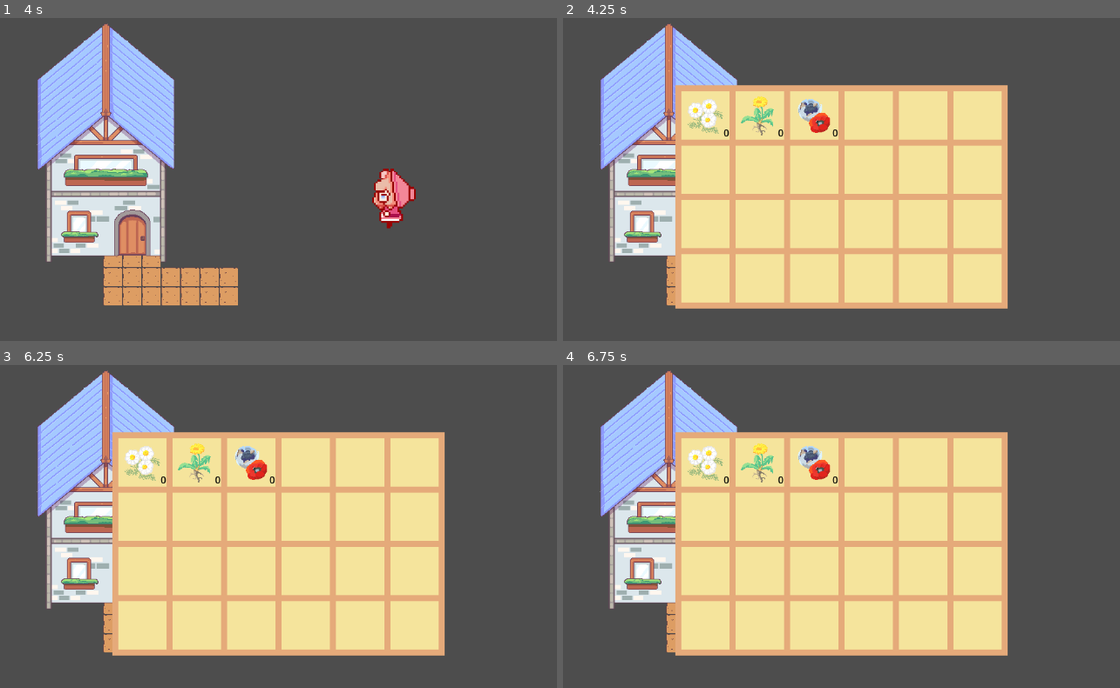
Above: before the commit, frames 1-4 (two rows, left to right).
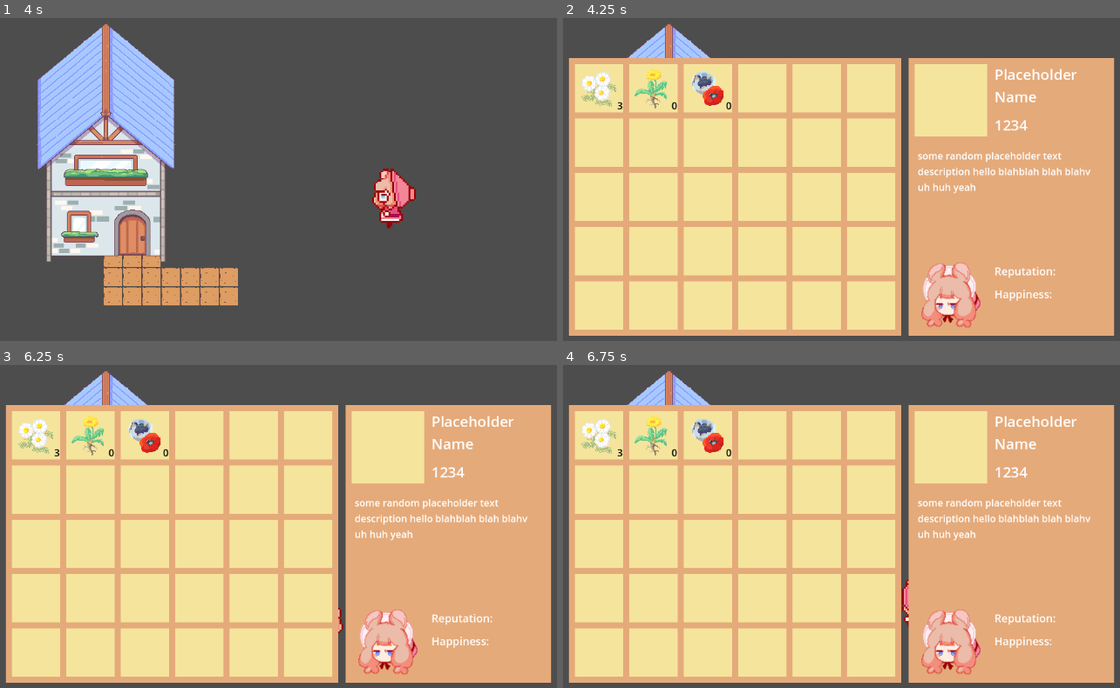
Above: after the commit, the same moments.

Repository: clara0/ApothecaryGame
Game: Godot game, scene res://scenes/main.tscn
Two runs of this game, one before a commit and one after it. Both use one fixed random seed, a clock stepped at 60 frames per second and the inputs below.
Inputs:
- Up to frame 1 (4 s): tap Enter at 0.5 s; hold D (right) 0.53-1.28 s; hold S (down) 1.28-2.03 s; hold D (right) 2.03-2.78 s; hold W (up) 2.78-3.53 s; hold A (left) from 3.53 s (still down)
- Up to frame 2 (4.25 s): keep holding A (left); tap I (inventory) at 4.15 s
- Up to frame 3 (6.25 s): tap Space at 5 s; release A (left) at 5.03 s; hold S (down) 5.03-5.78 s; tap Enter at 5.75 s; hold D (right) from 5.78 s (still down)
- Up to frame 4 (6.75 s): release D (right) at 6.53 s; hold W (up) from 6.53 s (still down)

Frame 1 is identical in both runs. In frame 2, 62% of the frame differs, in the area x 0-100%, y 12-99%; in frame 3, 62%; in frame 4, 62%.

Commit message:
basic ui for detailed view of inventory items

Diff:
--- a/inventory/items/chamomile.tres
+++ b/inventory/items/chamomile.tres
@@ -7,5 +7,5 @@
 script = ExtResource("1_a18yr")
 name = "chamomile"
 texture = ExtResource("2_vip1j")
-quant = 0
+quant = 3
 desc = "nice for tea"
--- /dev/null
+++ b/scenes/inventory/inv_detail.tscn
@@ -0,0 +1,123 @@
+[gd_scene load_steps=4 format=3 uid="uid://b401p3j1k6oaa"]
+
+[ext_resource type="Texture2D" uid="uid://c68y3kmdv6gci" path="res://graphics/ui/sad_inv_bgd.png" id="1_78105"]
+[ext_resource type="Texture2D" uid="uid://bojy7epcvp1jo" path="res://graphics/ui/sad_slot.png" id="2_8ra1e"]
+[ext_resource type="Texture2D" uid="uid://buy6mr5ldf6ag" path="res://graphics/player/expressions/slight_irritation.png" id="3_nrb6n"]
+
+[node name="Control" type="Control"]
+layout_mode = 3
+anchors_preset = 0
+offset_right = 340.0
+offset_bottom = 460.0
+
+[node name="Detail" type="NinePatchRect" parent="."]
+custom_minimum_size = Vector2(340, 460)
+texture = ExtResource("1_78105")
+patch_margin_left = 2
+patch_margin_top = 2
+patch_margin_right = 2
+patch_margin_bottom = 2
+
+[node name="MarginContainer" type="MarginContainer" parent="Detail"]
+layout_mode = 0
+offset_right = 40.0
+offset_bottom = 40.0
+theme_override_constants/margin_left = 10
+theme_override_constants/margin_top = 10
+theme_override_constants/margin_right = 10
+theme_override_constants/margin_bottom = 10
+
+[node name="VBoxContainer" type="VBoxContainer" parent="Detail/MarginContainer"]
+layout_mode = 2
+theme_override_constants/separation = 10
+
+[node name="FocusItem" type="HSplitContainer" parent="Detail/MarginContainer/VBoxContainer"]
+layout_mode = 2
+
+[node name="Icon" type="Control" parent="Detail/MarginContainer/VBoxContainer/FocusItem"]
+custom_minimum_size = Vector2(120, 120)
+layout_mode = 2
+size_flags_horizontal = 4
+size_flags_vertical = 4
+
+[node name="Background" type="Sprite2D" parent="Detail/MarginContainer/VBoxContainer/FocusItem/Icon"]
+scale = Vector2(1.5, 1.5)
+texture = ExtResource("2_8ra1e")
+centered = false
+
+[node name="Control" type="Control" parent="Detail/MarginContainer/VBoxContainer/FocusItem/Icon"]
+anchors_preset = 0
+offset_right = 40.0
+offset_bottom = 40.0
+
+[node name="Item" type="Sprite2D" parent="Detail/MarginContainer/VBoxContainer/FocusItem/Icon/Control"]
+
+[node name="VSplitContainer" type="VSplitContainer" parent="Detail/MarginContainer/VBoxContainer/FocusItem"]
+layout_mode = 2
+
+[node name="Name" type="Label" parent="Detail/MarginContainer/VBoxContainer/FocusItem/VSplitContainer"]
+custom_minimum_size = Vector2(190, 0)
+layout_mode = 2
+theme_override_font_sizes/font_size = 24
+text = "Placeholder Name"
+autowrap_mode = 2
+
+[node name="Quantity" type="Label" parent="Detail/MarginContainer/VBoxContainer/FocusItem/VSplitContainer"]
+layout_mode = 2
+theme_override_font_sizes/font_size = 24
+text = "1234"
+
+[node name="ItemDesc" type="MarginContainer" parent="Detail/MarginContainer/VBoxContainer"]
+layout_mode = 2
+theme_override_constants/margin_left = 5
+theme_override_constants/margin_top = 10
+theme_override_constants/margin_right = 5
+theme_override_constants/margin_bottom = 10
+
+[node name="Desc" type="Label" parent="Detail/MarginContainer/VBoxContainer/ItemDesc"]
+custom_minimum_size = Vector2(310, 160)
+layout_mode = 2
+text = "some random placeholder text description hello blahblah blah blahv uh huh yeah"
+autowrap_mode = 2
+
+[node name="BonnieStats" type="HSplitContainer" parent="Detail/MarginContainer/VBoxContainer"]
+layout_mode = 2
+
+[node name="Face" type="Control" parent="Detail/MarginContainer/VBoxContainer/BonnieStats"]
+custom_minimum_size = Vector2(120, 120)
+layout_mode = 2
+size_flags_horizontal = 4
+size_flags_vertical = 4
+
+[node name="Control" type="Control" parent="Detail/MarginContainer/VBoxContainer/BonnieStats/Face"]
+anchors_preset = 0
+offset_right = 40.0
+offset_bottom = 40.0
+
+[node name="Face" type="Sprite2D" parent="Detail/MarginContainer/VBoxContainer/BonnieStats/Face/Control"]
+scale = Vector2(1.25, 1.25)
+texture = ExtResource("3_nrb6n")
+centered = false
+
+[node name="MarginContainer" type="MarginContainer" parent="Detail/MarginContainer/VBoxContainer/BonnieStats"]
+layout_mode = 2
+theme_override_constants/margin_top = 10
+
+[node name="Stats" type="VSplitContainer" parent="Detail/MarginContainer/VBoxContainer/BonnieStats/MarginContainer"]
+layout_mode = 2
+split_offset = 10
+
+[node name="Reputation" type="Label" parent="Detail/MarginContainer/VBoxContainer/BonnieStats/MarginContainer/Stats"]
+custom_minimum_size = Vector2(190, 0)
+layout_mode = 2
+size_flags_vertical = 0
+theme_override_font_sizes/font_size = 18
+text = "Reputation:"
+autowrap_mode = 2
+
+[node name="Happiness" type="Label" parent="Detail/MarginContainer/VBoxContainer/BonnieStats/MarginContainer/Stats"]
+layout_mode = 2
+size_flags_vertical = 0
+theme_override_font_sizes/font_size = 18
+text = "Happiness:
+"
--- a/scenes/inventory/player_inv.gd
+++ b/scenes/inventory/player_inv.gd
@@ -1,7 +1,7 @@
 extends Control
 
 @onready var inv = preload("res://inventory/mat_inv_player.tres")
-@onready var slots: Array = $NinePatchRect/GridContainer.get_children()
+@onready var slots: Array = $HSplitContainer/Inventory/GridContainer.get_children()
 
 var is_open: bool = false
 
@@ -24,11 +24,9 @@
 
 func _process(delta) -> void:
 	if Input.is_action_just_pressed("inventory"):
-		if is_open:
-			close()
-		else:
-			update_slots()
-			open()
+		update_slots()
+		visible = !visible
+		is_open = !is_open
 
 
 func close() -> void:
--- a/scenes/inventory/player_inv.tscn
+++ b/scenes/inventory/player_inv.tscn
@@ -1,8 +1,9 @@
-[gd_scene load_steps=4 format=3 uid="uid://w1u8cbkwbqho"]
+[gd_scene load_steps=5 format=3 uid="uid://w1u8cbkwbqho"]
 
 [ext_resource type="Script" path="res://scenes/inventory/player_inv.gd" id="1_mqmqm"]
 [ext_resource type="Texture2D" uid="uid://c68y3kmdv6gci" path="res://graphics/ui/sad_inv_bgd.png" id="2_h5fxq"]
 [ext_resource type="PackedScene" uid="uid://ci45byn7gpeqr" path="res://scenes/inventory/slot.tscn" id="3_dtvsx"]
+[ext_resource type="PackedScene" uid="uid://b401p3j1k6oaa" path="res://scenes/inventory/inv_detail.tscn" id="5_sonl1"]
 
 [node name="player_inv" type="Control"]
 layout_mode = 3
@@ -19,27 +20,30 @@
 size_flags_vertical = 4
 script = ExtResource("1_mqmqm")
 
-[node name="NinePatchRect" type="NinePatchRect" parent="."]
-custom_minimum_size = Vector2(550, 370)
+[node name="HSplitContainer" type="HSplitContainer" parent="."]
 layout_mode = 1
 anchors_preset = 8
 anchor_left = 0.5
 anchor_top = 0.5
 anchor_right = 0.5
 anchor_bottom = 0.5
-offset_left = -275.0
+offset_left = -393.5
 offset_top = -185.0
-offset_right = 275.0
+offset_right = 393.5
 offset_bottom = 185.0
 grow_horizontal = 2
 grow_vertical = 2
+
+[node name="Inventory" type="NinePatchRect" parent="HSplitContainer"]
+custom_minimum_size = Vector2(550, 460)
+layout_mode = 2
 texture = ExtResource("2_h5fxq")
 patch_margin_left = 2
 patch_margin_top = 2
 patch_margin_right = 2
 patch_margin_bottom = 2
 
-[node name="GridContainer" type="GridContainer" parent="NinePatchRect"]
+[node name="GridContainer" type="GridContainer" parent="HSplitContainer/Inventory"]
 layout_mode = 1
 anchors_preset = 8
 anchor_left = 0.5
@@ -56,74 +60,96 @@
 theme_override_constants/v_separation = 10
 columns = 6
 
-[node name="Slot" parent="NinePatchRect/GridContainer" instance=ExtResource("3_dtvsx")]
+[node name="Slot" parent="HSplitContainer/Inventory/GridContainer" instance=ExtResource("3_dtvsx")]
 layout_mode = 2
 
-[node name="Slot2" parent="NinePatchRect/GridContainer" instance=ExtResource("3_dtvsx")]
+[node name="Slot2" parent="HSplitContainer/Inventory/GridContainer" instance=ExtResource("3_dtvsx")]
 layout_mode = 2
 
-[node name="Slot3" parent="NinePatchRect/GridContainer" instance=ExtResource("3_dtvsx")]
+[node name="Slot3" parent="HSplitContainer/Inventory/GridContainer" instance=ExtResource("3_dtvsx")]
 layout_mode = 2
 
-[node name="Slot4" parent="NinePatchRect/GridContainer" instance=ExtResource("3_dtvsx")]
+[node name="Slot4" parent="HSplitContainer/Inventory/GridContainer" instance=ExtResource("3_dtvsx")]
 layout_mode = 2
 
-[node name="Slot5" parent="NinePatchRect/GridContainer" instance=ExtResource("3_dtvsx")]
+[node name="Slot5" parent="HSplitContainer/Inventory/GridContainer" instance=ExtResource("3_dtvsx")]
 layout_mode = 2
 
-[node name="Slot6" parent="NinePatchRect/GridContainer" instance=ExtResource("3_dtvsx")]
+[node name="Slot6" parent="HSplitContainer/Inventory/GridContainer" instance=ExtResource("3_dtvsx")]
 layout_mode = 2
 
-[node name="Slot7" parent="NinePatchRect/GridContainer" instance=ExtResource("3_dtvsx")]
+[node name="Slot7" parent="HSplitContainer/Inventory/GridContainer" instance=ExtResource("3_dtvsx")]
 layout_mode = 2
 
-[node name="Slot8" parent="NinePatchRect/GridContainer" instance=ExtResource("3_dtvsx")]
+[node name="Slot8" parent="HSplitContainer/Inventory/GridContainer" instance=ExtResource("3_dtvsx")]
 layout_mode = 2
 
-[node name="Slot9" parent="NinePatchRect/GridContainer" instance=ExtResource("3_dtvsx")]
+[node name="Slot9" parent="HSplitContainer/Inventory/GridContainer" instance=ExtResource("3_dtvsx")]
 layout_mode = 2
 
-[node name="Slot10" parent="NinePatchRect/GridContainer" instance=ExtResource("3_dtvsx")]
+[node name="Slot10" parent="HSplitContainer/Inventory/GridContainer" instance=ExtResource("3_dtvsx")]
 layout_mode = 2
 
-[node name="Slot11" parent="NinePatchRect/GridContainer" instance=ExtResource("3_dtvsx")]
+[node name="Slot11" parent="HSplitContainer/Inventory/GridContainer" instance=ExtResource("3_dtvsx")]
 layout_mode = 2
 
-[node name="Slot12" parent="NinePatchRect/GridContainer" instance=ExtResource("3_dtvsx")]
+[node name="Slot12" parent="HSplitContainer/Inventory/GridContainer" instance=ExtResource("3_dtvsx")]
 layout_mode = 2
 
-[node name="Slot13" parent="NinePatchRect/GridContainer" instance=ExtResource("3_dtvsx")]
+[node name="Slot13" parent="HSplitContainer/Inventory/GridContainer" instance=ExtResource("3_dtvsx")]
 layout_mode = 2
 
-[node name="Slot14" parent="NinePatchRect/GridContainer" instance=ExtResource("3_dtvsx")]
+[node name="Slot14" parent="HSplitContainer/Inventory/GridContainer" instance=ExtResource("3_dtvsx")]
 layout_mode = 2
 
-[node name="Slot15" parent="NinePatchRect/GridContainer" instance=ExtResource("3_dtvsx")]
+[node name="Slot15" parent="HSplitContainer/Inventory/GridContainer" instance=ExtResource("3_dtvsx")]
 layout_mode = 2
 
-[node name="Slot16" parent="NinePatchRect/GridContainer" instance=ExtResource("3_dtvsx")]
+[node name="Slot16" parent="HSplitContainer/Inventory/GridContainer" instance=ExtResource("3_dtvsx")]
 layout_mode = 2
 
-[node name="Slot17" parent="NinePatchRect/GridContainer" instance=ExtResource("3_dtvsx")]
+[node name="Slot17" parent="HSplitContainer/Inventory/GridContainer" instance=ExtResource("3_dtvsx")]
 layout_mode = 2
 
-[node name="Slot18" parent="NinePatchRect/GridContainer" instance=ExtResource("3_dtvsx")]
+[node name="Slot18" parent="HSplitContainer/Inventory/GridContainer" instance=ExtResource("3_dtvsx")]
 layout_mode = 2
 
-[node name="Slot19" parent="NinePatchRect/GridContainer" instance=ExtResource("3_dtvsx")]
+[node name="Slot19" parent="HSplitContainer/Inventory/GridContainer" instance=ExtResource("3_dtvsx")]
 layout_mode = 2
 
-[node name="Slot20" parent="NinePatchRect/GridContainer" instance=ExtResource("3_dtvsx")]
+[node name="Slot20" parent="HSplitContainer/Inventory/GridContainer" instance=ExtResource("3_dtvsx")]
 layout_mode = 2
 
-[node name="Slot21" parent="NinePatchRect/GridContainer" instance=ExtResource("3_dtvsx")]
+[node name="Slot21" parent="HSplitContainer/Inventory/GridContainer" instance=ExtResource("3_dtvsx")]
 layout_mode = 2
 
-[node name="Slot22" parent="NinePatchRect/GridContainer" instance=ExtResource("3_dtvsx")]
+[node name="Slot22" parent="HSplitContainer/Inventory/GridContainer" instance=ExtResource("3_dtvsx")]
 layout_mode = 2
 
-[node name="Slot23" parent="NinePatchRect/GridContainer" instance=ExtResource("3_dtvsx")]
+[node name="Slot23" parent="HSplitContainer/Inventory/GridContainer" instance=ExtResource("3_dtvsx")]
 layout_mode = 2
 
-[node name="Slot24" parent="NinePatchRect/GridContainer" instance=ExtResource("3_dtvsx")]
+[node name="Slot24" parent="HSplitContainer/Inventory/GridContainer" instance=ExtResource("3_dtvsx")]
 layout_mode = 2
+
+[node name="Slot25" parent="HSplitContainer/Inventory/GridContainer" instance=ExtResource("3_dtvsx")]
+layout_mode = 2
+
+[node name="Slot26" parent="HSplitContainer/Inventory/GridContainer" instance=ExtResource("3_dtvsx")]
+layout_mode = 2
+
+[node name="Slot27" parent="HSplitContainer/Inventory/GridContainer" instance=ExtResource("3_dtvsx")]
+layout_mode = 2
+
+[node name="Slot28" parent="HSplitContainer/Inventory/GridContainer" instance=ExtResource("3_dtvsx")]
+layout_mode = 2
+
+[node name="Slot29" parent="HSplitContainer/Inventory/GridContainer" instance=ExtResource("3_dtvsx")]
+layout_mode = 2
+
+[node name="Slot30" parent="HSplitContainer/Inventory/GridContainer" instance=ExtResource("3_dtvsx")]
+layout_mode = 2
+
+[node name="Detail" parent="HSplitContainer" instance=ExtResource("5_sonl1")]
+custom_minimum_size = Vector2(340, 460)
+layout_mode = 2
--- a/scenes/menus/potion_craft_menu.tscn
+++ b/scenes/menus/potion_craft_menu.tscn
@@ -1,7 +1,8 @@
-[gd_scene load_steps=4 format=3 uid="uid://hoh6415bdbik"]
+[gd_scene load_steps=5 format=3 uid="uid://hoh6415bdbik"]
 
 [ext_resource type="StyleBox" uid="uid://b2a0odtfhykvl" path="res://styles/potion_craft_menu_box.tres" id="1_ysu0w"]
 [ext_resource type="StyleBox" uid="uid://cnkqdjlu6jleo" path="res://styles/arrow_keys.tres" id="2_xg64a"]
+[ext_resource type="PackedScene" uid="uid://ci45byn7gpeqr" path="res://scenes/inventory/slot.tscn" id="3_7nx7s"]
 
 [sub_resource type="StyleBoxFlat" id="StyleBoxFlat_ulux7"]
 bg_color = Color(0.706603, 0.77, 0.6699, 1)
@@ -119,6 +120,24 @@
 size_flags_horizontal = 3
 columns = 7
 
+[node name="Slot" parent="MarginContainer/VBoxContainer/HotbarPanel/Hotbar/GridContainer" instance=ExtResource("3_7nx7s")]
+layout_mode = 2
+
+[node name="Slot2" parent="MarginContainer/VBoxContainer/HotbarPanel/Hotbar/GridContainer" instance=ExtResource("3_7nx7s")]
+layout_mode = 2
+
+[node name="Slot3" parent="MarginContainer/VBoxContainer/HotbarPanel/Hotbar/GridContainer" instance=ExtResource("3_7nx7s")]
+layout_mode = 2
+
+[node name="Slot4" parent="MarginContainer/VBoxContainer/HotbarPanel/Hotbar/GridContainer" instance=ExtResource("3_7nx7s")]
+layout_mode = 2
+
+[node name="Slot5" parent="MarginContainer/VBoxContainer/HotbarPanel/Hotbar/GridContainer" instance=ExtResource("3_7nx7s")]
+layout_mode = 2
+
+[node name="Slot6" parent="MarginContainer/VBoxContainer/HotbarPanel/Hotbar/GridContainer" instance=ExtResource("3_7nx7s")]
+layout_mode = 2
+
 [node name="PanelContainer2" type="PanelContainer" parent="MarginContainer/VBoxContainer/HotbarPanel/Hotbar"]
 layout_mode = 2
 theme_override_styles/panel = ExtResource("2_xg64a")
Binary file added: graphics/player/expressions/blush.png
Not shown, added: graphics/player/expressions/blush.png.import
Binary file added: graphics/player/expressions/bruh.png
Not shown, added: graphics/player/expressions/bruh.png.import
Binary file added: graphics/player/expressions/calm.png
Not shown, added: graphics/player/expressions/calm.png.import
Binary file added: graphics/player/expressions/irritated.png
Not shown, added: graphics/player/expressions/irritated.png.import
Binary file added: graphics/player/expressions/neutral.png
Not shown, added: graphics/player/expressions/neutral.png.import
Binary file added: graphics/player/expressions/shock.png
Not shown, added: graphics/player/expressions/shock.png.import
(and 4 more such lines)
